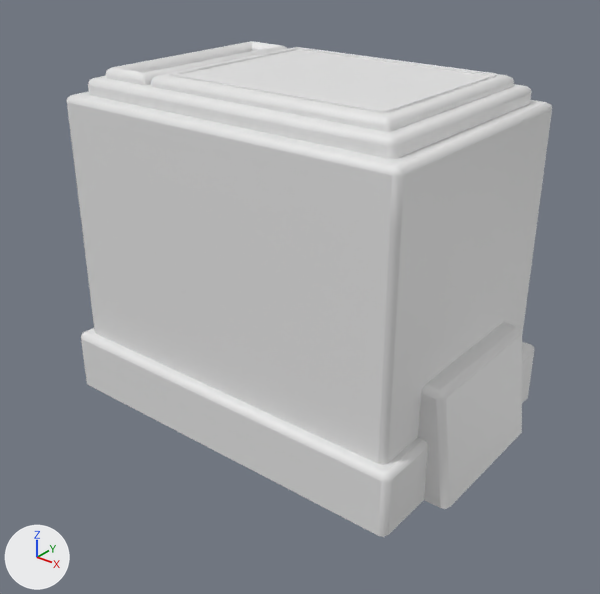
The FBX model Assets/000.Eeeeden/00-Fbxs/02-Factory/Blueprint-Factory.fbx as it was, and as the next commit left it.
Rendered twice from a camera (50 mm lens) standing at (6.77, -8.57, 6.75) and looking at (0.17, -0.32, 1.63). The axes (+X, +Y, +Z) are drawn at lower left. The lights are the same throughout. Where no turn or scale is listed for an object, it has been applied to the vertices.

Names of what the first picture shows: 'Blueprint-Factory'.
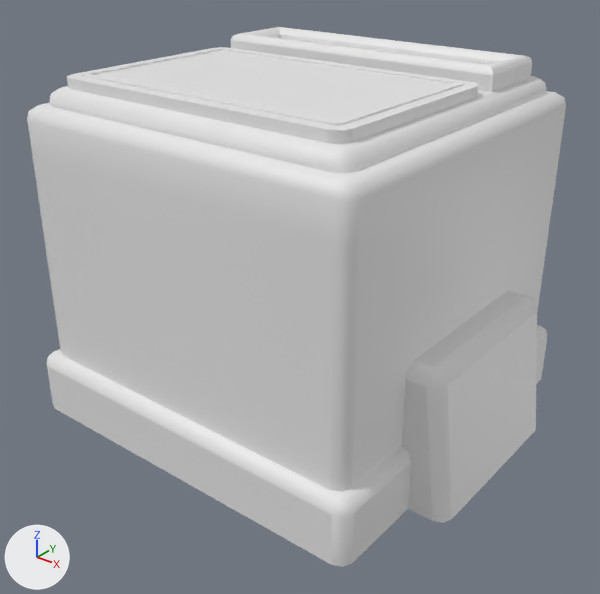
The change, as JSON lines over the scene's bpy script:
```json
{"block": "me_blueprint_factory_002", "where": "# used by ob_blueprint_factory; location = (0.0, 0.0, 0.0)"}
{"op": "remove", "block": "me_blueprint_factory_002", "code": "me_blueprint_factory_002.from_pydata(...)  # 324 vertices, 269 faces; spans x -3.11..3.11, y -2.0..2.0, z -0.11..4.71"}
{"op": "add", "block": "me_blueprint_factory_002", "code": "me_blueprint_factory_002.from_pydata(...)  # 286 vertices, 229 faces; spans x -3.24..3.24, y -2.73..2.72, z -0.11..4.84"}
{"block": "me_blueprint_factory_002", "change": "me_blueprint_factory_002 part 1: the loose piece of 40 vertices spanning x -1.19..2.08, y -1.29..1.29, z 4.66..4.71 is multiplied about its middle by the matrix ((1.239, 0.0, 0.0), (0.0, 1.0, 0.0), (0.0, 0.0, 1.0)), then moved by (-0.45, -0.72, 0.0)"}
{"block": "me_blueprint_factory_002", "change": "me_blueprint_factory_002 part 2: the loose piece of 52 vertices spanning x -2.64..2.64, y -1.85..1.85, z 0.0..4.34 is rebuilt with 52 vertices and now spans x -2.57..2.57, y -2.57..2.57, z 0.0..4.34"}
{"block": "me_blueprint_factory_002", "change": "me_blueprint_factory_002 part 3: the loose piece of 40 vertices spanning x -1.35..2.23, y -1.45..1.45, z 4.34..4.69 is rebuilt with 24 vertices and now spans x -2.18..2.17, y -2.18..0.73, z 4.34..4.69"}
{"block": "me_blueprint_factory_002", "change": "me_blueprint_factory_002 part 4: the loose piece of 40 vertices spanning x -2.42..2.42, y -1.63..1.63, z 3.73..4.55 is rebuilt with 40 vertices and now spans x -2.36..2.36, y -2.35..2.35, z 3.73..4.55"}
{"block": "me_blueprint_factory_002", "change": "me_blueprint_factory_002 part 5: the loose piece of 40 vertices spanning x -2.79..2.79, y -2.0..2.0, z -0.11..0.78 is rebuilt with 40 vertices and now spans x -2.72..2.72, y -2.73..2.72, z -0.11..0.78"}
{"block": "me_blueprint_factory_002", "change": "me_blueprint_factory_002 part 6: the loose piece of 28 vertices spanning x 2.34..3.11, y -1.1..1.1, z -0.11..1.49 is rebuilt with 28 vertices and now spans x 2.28..3.24, y -1.37..1.37, z -0.11..1.88"}
{"block": "me_blueprint_factory_002", "change": "me_blueprint_factory_002 part 7: a new loose piece of 32 vertices spanning x -2.18..2.17, y 0.94..2.05, z 4.22..4.84, in mat_main (its picture is missing)"}
{"block": "me_blueprint_factory_002", "change": "me_blueprint_factory_002 part 8: the loose piece of 56 vertices spanning x -2.23..-1.45, y -1.45..1.45, z 4.34..4.69 is deleted"}
```

What differs and where, as boxes (x1, y1, x2, y2) in the pictures (600 x 594 px; the box of a moved part takes in the faces that stretch with it):
```json
{"object": "Blueprint-Factory", "change": "reshaped", "before": [67, 41, 552, 537], "after": [27, 27, 566, 567], "on screen": "11% wider, 9% taller"}
{"part": 1, "of": "me_blueprint_factory_002", "change": "moved or reshaped", "before": [170, 47, 497, 113], "after": [81, 48, 464, 126]}
{"part": 2, "of": "me_blueprint_factory_002", "change": "rebuilt", "before": [67, 92, 552, 465], "after": [27, 91, 566, 492], "on screen": "11% wider, 7% taller"}
{"part": 3, "of": "me_blueprint_factory_002", "change": "rebuilt", "before": [151, 50, 514, 132], "after": [67, 47, 479, 144], "on screen": "13% wider, 18% taller"}
{"part": 4, "of": "me_blueprint_factory_002", "change": "rebuilt", "before": [88, 76, 532, 159], "after": [49, 76, 546, 173], "on screen": "12% wider, 17% taller"}
{"part": 5, "of": "me_blueprint_factory_002", "change": "rebuilt", "before": [81, 328, 534, 537], "after": [46, 325, 547, 567], "on screen": "11% wider, 16% taller"}
{"part": 6, "of": "me_blueprint_factory_002", "change": "rebuilt", "before": [418, 323, 522, 509], "after": [401, 291, 537, 523], "on screen": "30% wider, 25% taller"}
{"part": 7, "of": "me_blueprint_factory_002", "change": "added", "after": [231, 27, 532, 92]}
{"part": 8, "of": "me_blueprint_factory_002", "change": "deleted", "before": [106, 41, 288, 85]}
```
